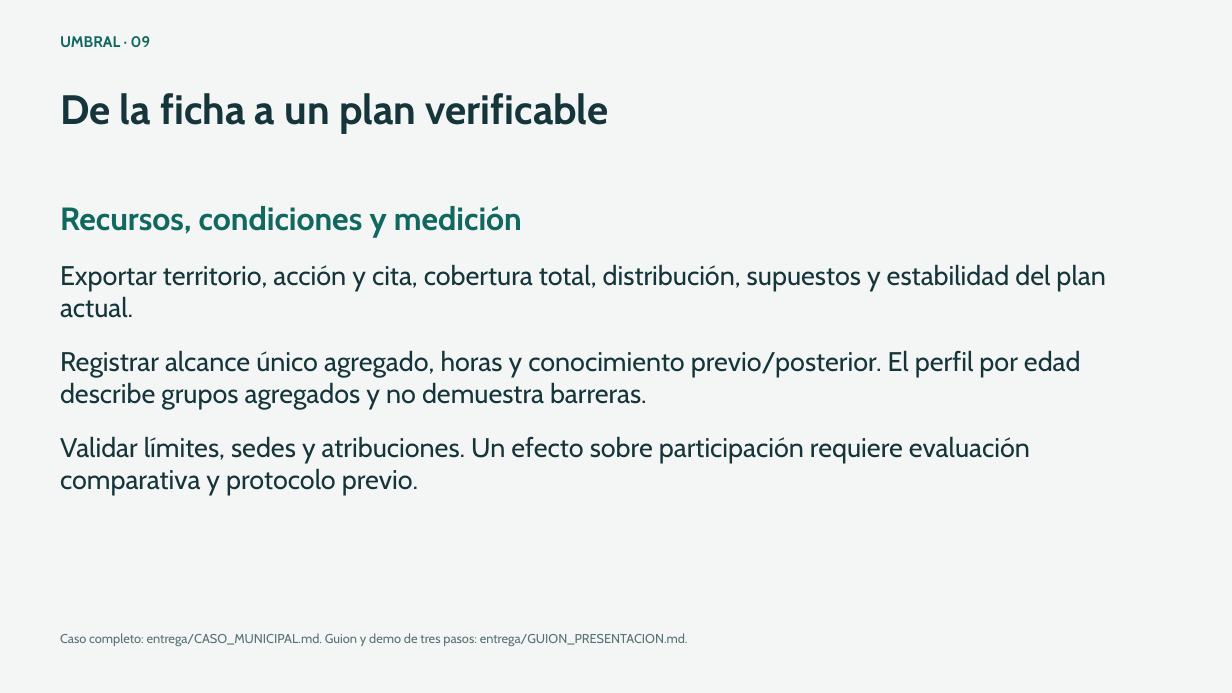
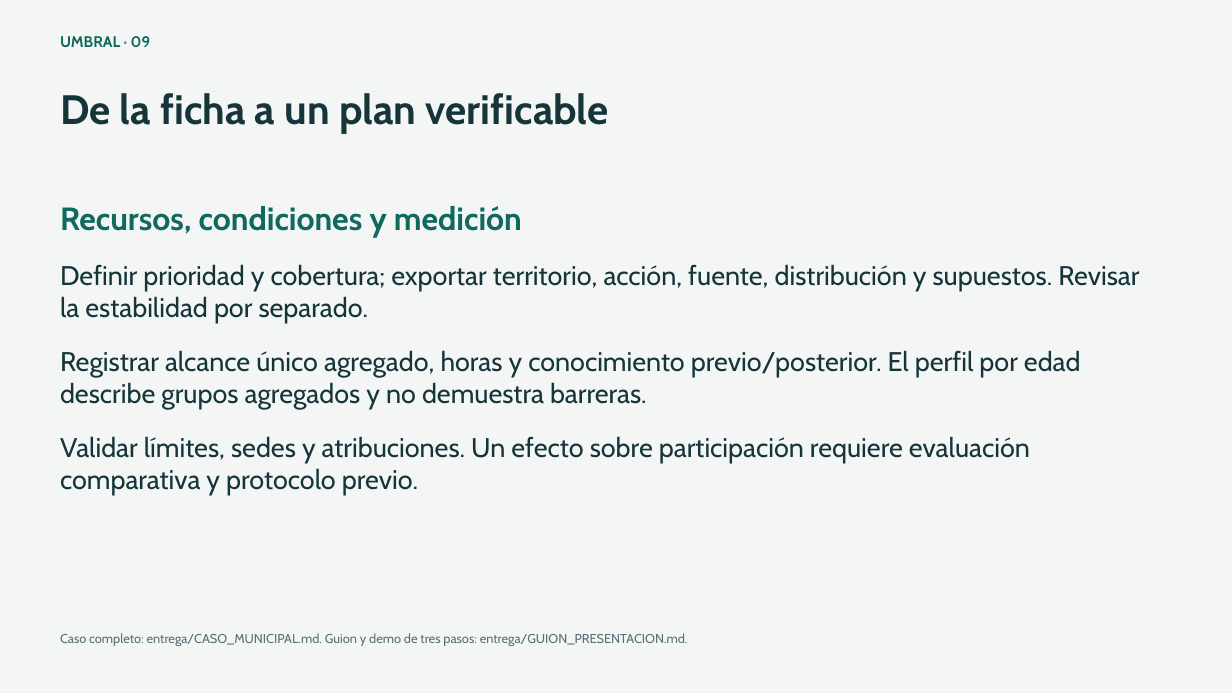
Before and after one commit to Donatelatrump/Ine_Hackaton_2026, a slide deck: slide 9 of 02_Prediccion_y_escenarios_de_riesgo/entrega/presentacion/Umbral_presentacion.pptx. Drawn at 1232x693 pixels with LibreOffice and Linux fonts; fonts in the diff are those of the drawing. Boxes give left, top, right and bottom in pixels: in the first picture for what was removed or moved away, otherwise in the second. Text is boxed around its words. In the diff, an @@ line names an element or a change of style, - is before the commit and + after.

```diff
--- a/02_Prediccion_y_escenarios_de_riesgo/entrega/presentacion/Umbral_presentacion.pptx
+++ b/02_Prediccion_y_escenarios_de_riesgo/entrega/presentacion/Umbral_presentacion.pptx
@@ text at [60, 264, 1139, 323]: text changed @@
-Exportar territorio, acción y cita, cobertura total, distribución, supuestos y estabilidad del plan actual.
+Definir prioridad y cobertura; exportar territorio, acción, fuente, distribución y supuestos. Revisar la estabilidad por separado.
```
Also in this commit, not shown: 4 other slides changed, 48 other files.
